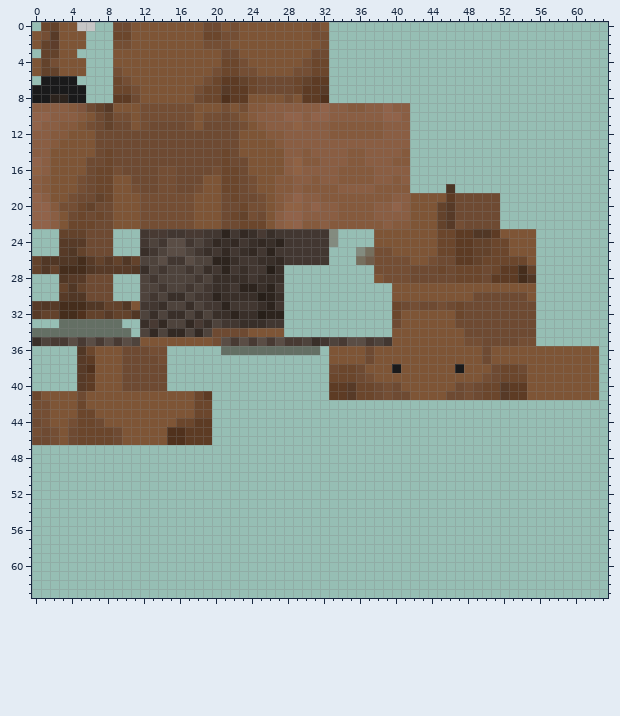
Two states of a pixel-art sprite, src/main/resources/assets/beavermod/textures/beavertexture.png. The picture above was drawn from the file before the commit.
The file is 64x64 pixels. Colours within 5 levels of each other are drawn and written as one.
After:
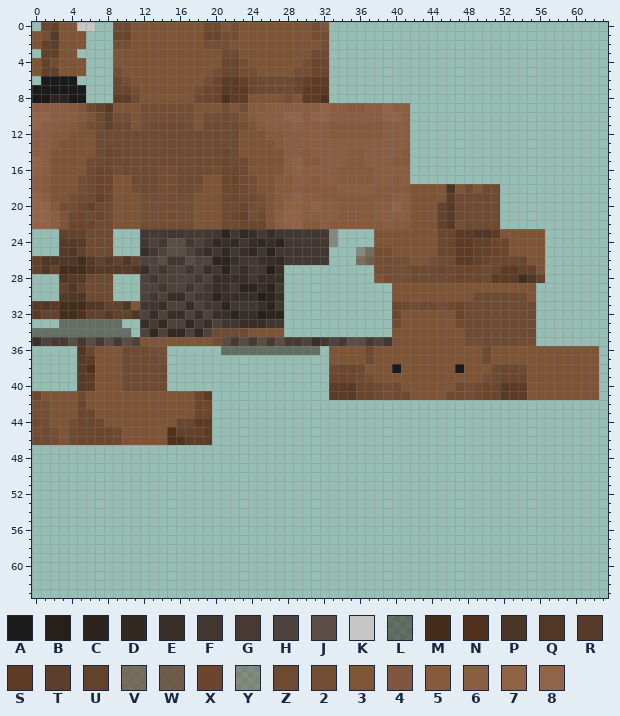
Palette (. is transparent): A #1a1a1b  B #271f19  C #2d241e  D #332923  E #392f29  F #423731  G #483a33  H #4e433c  J #5a4d45  K #c6c6c6  L #32201480  M #452d1c  N #50311d  P #4b3525fe  Q #513725  R #573a27  S #5d3b24  T #5d3d2b  U #63422b  V #654430a6  W #664330ca  X #6b462c  Y #67423168  Z #6e4a32  2 #744e34  3 #7e5536  4 #7f553d  5 #855a3d  6 #8a5e43  7 #906244  8 #91634a
Difference:
The edit adds colour 3 in row 18 at x 42 to 45, 47 and 49; in rows 23 to 27 at x 56.
The edit adds colour U in row 28 at x 56.
Colour M gives way to colour U in row 27 at x 54.
Colour N gives way to colour U in row 45 at x 16.
Colour S gives way to colour U in row 45 at x 17 to 18.
The edit adds colour Z in row 18 at x 48 and 50 to 51.
